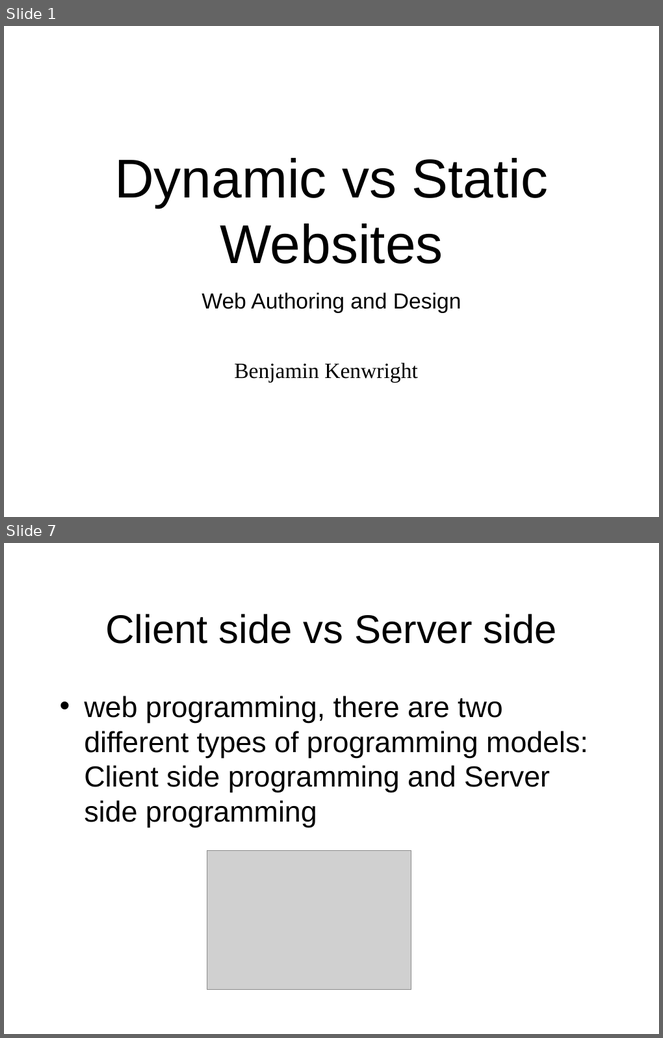
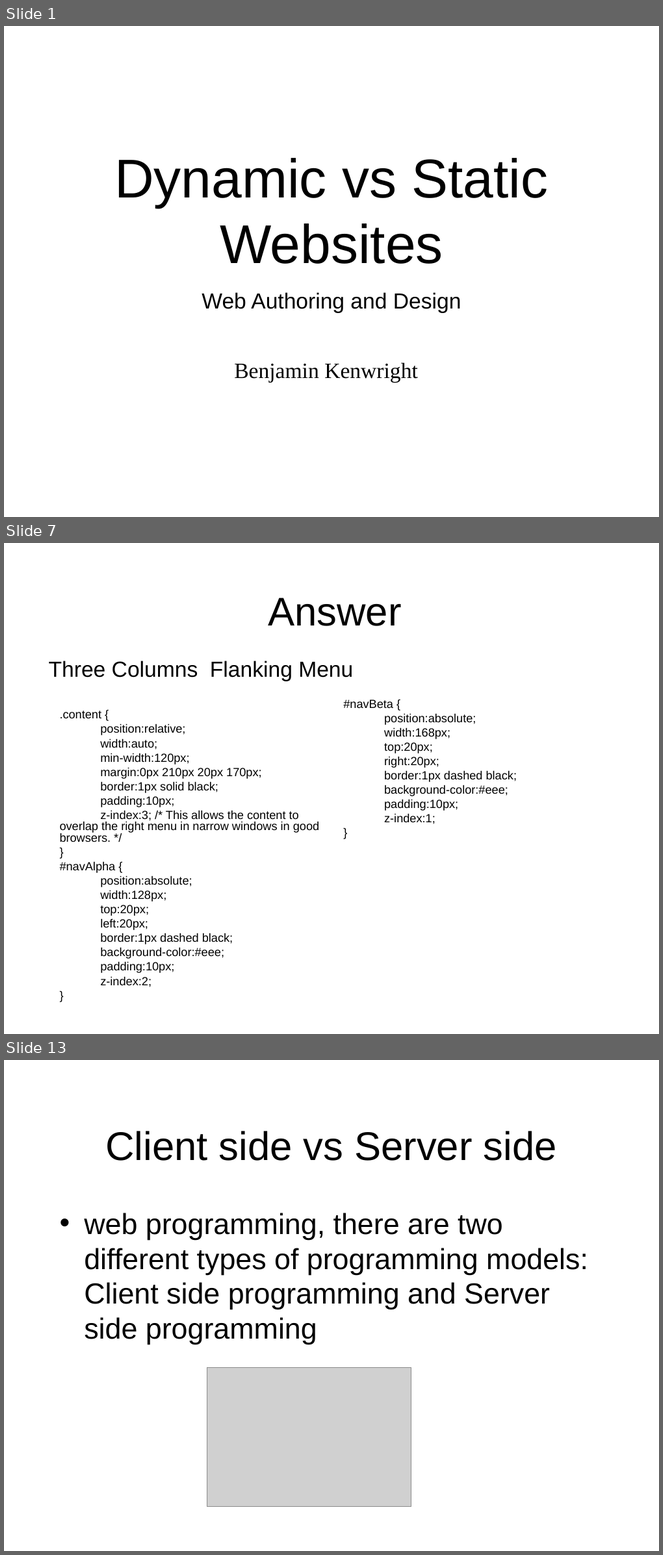
Before and after one commit to octaviordz/zjnu2017.github.io, a slide deck: WAD/lectures/080--Dynamic.vs.Static.Websites.pptx. Shown one above the other, each under a label of ours: slides 1 and 7 before the commit, slides 1, 7 and 13 after it; the slides between them are not shown. The pictures are 663x1038 and 663x1555 pixels, drawn with LibreOffice and Linux fonts; fonts in the diff are those of the drawing; grey boxes stand for pictures. Boxes give left, top, right and bottom in pixels: in the first picture for what was removed or moved away, otherwise in the second. Text is boxed around its words. In the diff, an @@ line names an element or a change of style, - is before the commit and + after.

```diff
--- a/WAD/lectures/080--Dynamic.vs.Static.Websites.pptx
+++ b/WAD/lectures/080--Dynamic.vs.Static.Websites.pptx
@@ slide 7 added at <box>4,543,659,1034</box>, background #FFFFFF @@
@@ text added at <box>268,598,401,626</box>, 44 pt, text #000000 @@
+Answer
@@ text added at <box>49,661,353,681</box>, 24 pt, text #000000 @@
+Three Columns Flanking Menu
@@ text added at <box>60,711,319,988</box>, 13 pt, text #000000 @@
+.content {
+position:relative;
+width:auto;
+min-width:120px;
+margin:0px 210px 20px 170px;
+border:1px solid black;
+padding:10px;
+z-index:3; /* This allows the content to overlap the right menu in narrow windows in good browsers. */
+}
+#navAlpha {
+position:absolute;
+width:128px;
+top:20px;
+left:20px;
+border:1px dashed black;
+background-color:#eee;
+padding:10px;
+z-index:2;
+}
@@ text added at <box>343,700,517,824</box>, 13 pt, text #000000 @@
+#navBeta {
+position:absolute;
+width:168px;
+top:20px;
+right:20px;
+border:1px dashed black;
+background-color:#eee;
+padding:10px;
+z-index:1;
+}
@@ what was slide 7 is now slide 13 @@
```
Also in this commit, not shown: 5 slides changed, 5 other slides added.
